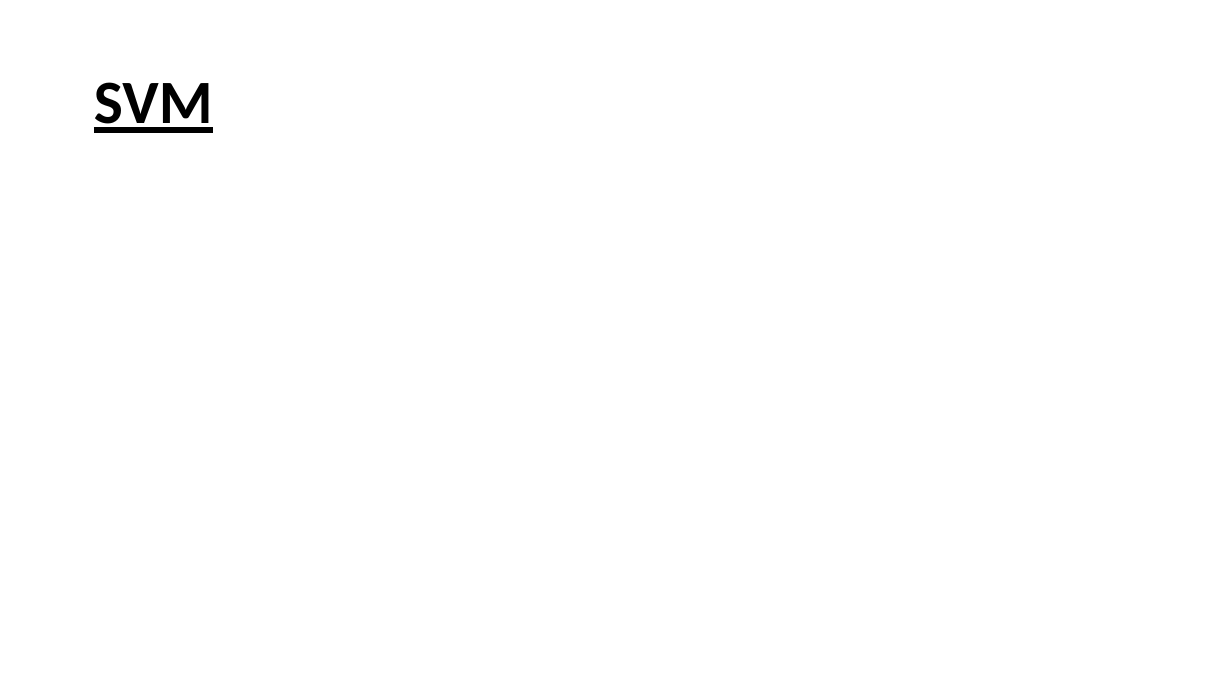
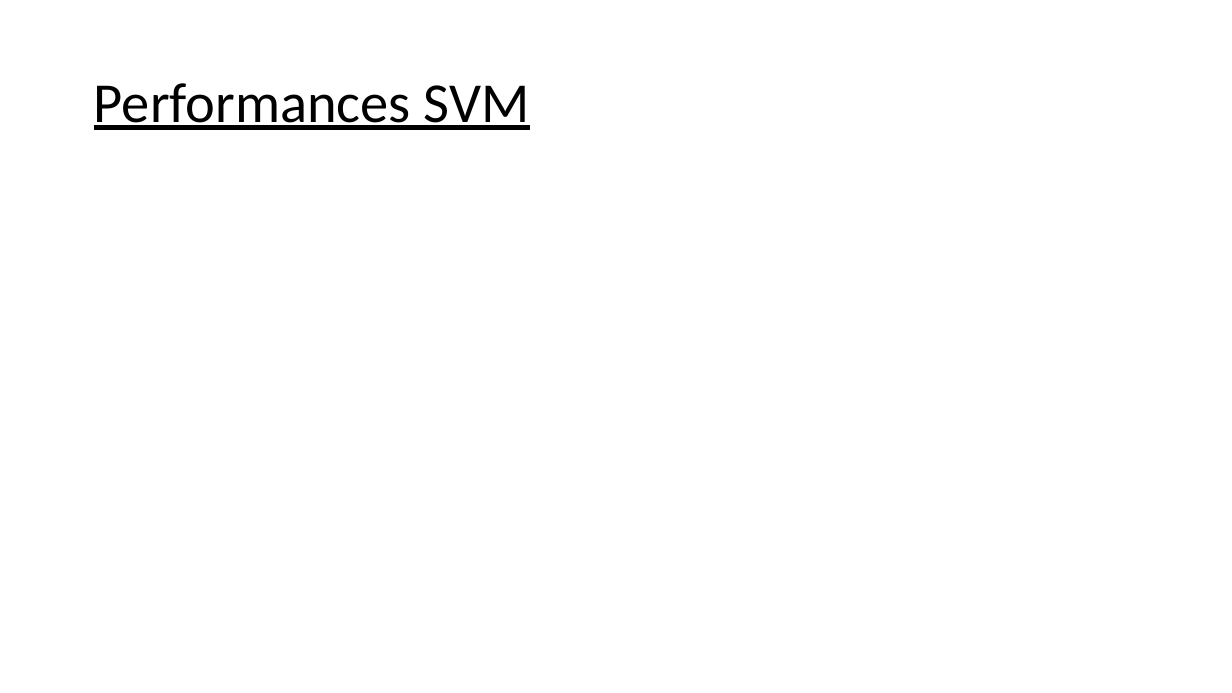
Before and after one commit to MacherelR/ProjetML4E, a slide deck: slide 8 of Présentation/MachLearn_Macherel_Evard.pptx (slide 6 before the commit). Drawn at 1232x693 pixels with LibreOffice and Linux fonts; fonts in the diff are those of the drawing. Boxes give left, top, right and bottom in pixels: in the first picture for what was removed or moved away, otherwise in the second. Text is boxed around its words. In the diff, an @@ line names an element or a change of style, - is before the commit and + after.

```diff
--- a/Présentation/MachLearn_Macherel_Evard.pptx
+++ b/Présentation/MachLearn_Macherel_Evard.pptx
@@ title at (x1=94, y1=83, x2=530, y2=130): text changed; size 48 to 44 pt; bold off @@
-SVM
+Performances SVM
```
Also in this commit, not shown: 3 other slides changed, 2 slides added.
